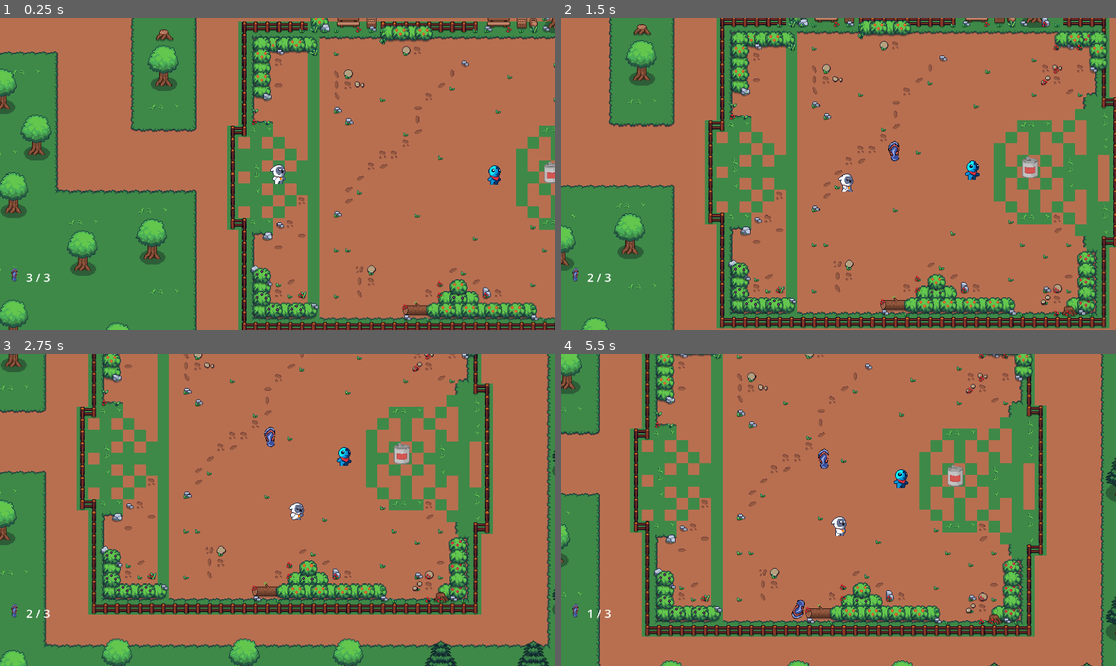
Above: before the commit, frames 1-4 (two rows, left to right).
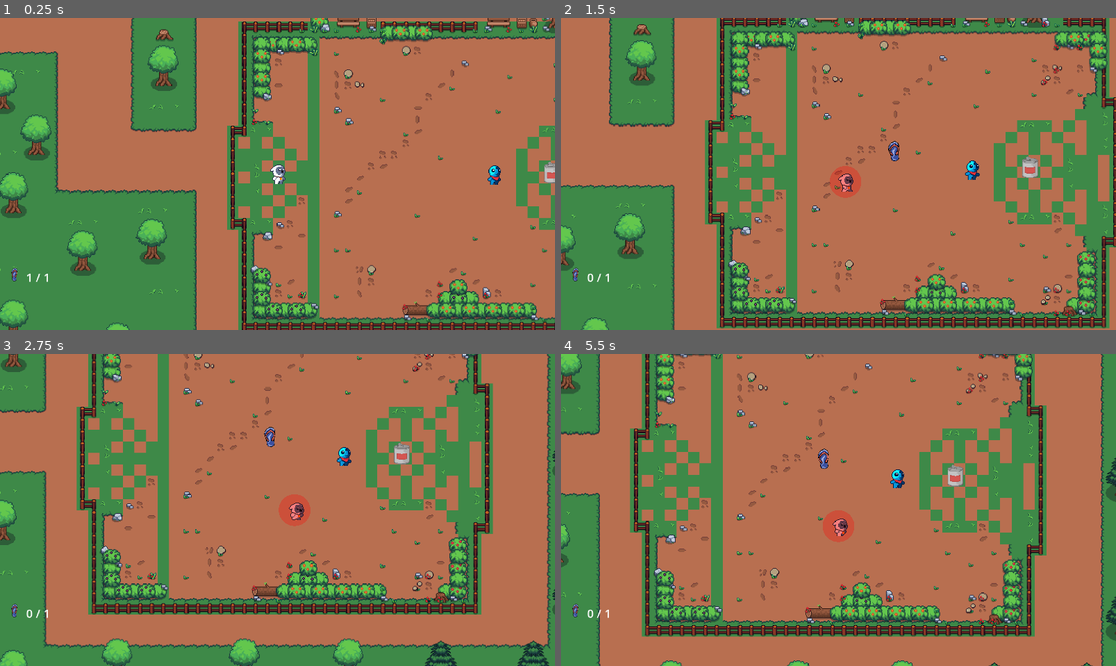
Above: after the commit, the same moments.

Repository: opsnight/game
Game: Godot game, scene res://scenes/world.tscn
The game is run twice, just before and just after one commit, with the same random seed, the same clock (stepped at 60 frames per second) and the same inputs.
Inputs (mouse positions are in pixels of both pictures, inside the frame that each line leads up to):
- Up to frame 1 (0.25 s): no input
- Up to frame 2 (1.5 s): tap Enter at 0.5 s; move the mouse to (960, 158) at 0.52 s; hold D (right) 0.53-1.28 s; hold Shift (run) 0.53-1.28 s; click (960, 158) at 0.67 s; move the mouse to (727, 189) at 1.27 s; hold S (down) from 1.28 s (still down); tap Shift (run) at 1.35 s
- Up to frame 3 (2.75 s): move the mouse to (333, 441) at 2.02 s; release S (down) at 2.03 s; hold D (right) from 2.03 s (still down); hold Shift (run) from 2.03 s (still down)
- Up to frame 4 (5.5 s): move the mouse to (810, 572) at 2.77 s; release D (right) at 2.78 s; release Shift (run) at 2.78 s; hold W (up) 2.78-3.53 s; tap Shift (run) at 2.85, 4.35 s; click (810, 572) at 2.92 s; move the mouse to (1005, 556) at 3.52 s; hold Shift (run) 3.53-4.28 s; hold A (left) 3.53-5.03 s; move the mouse to (672, 463) at 4.27 s; move the mouse to (866, 510) at 5.02 s; hold S (down) from 5.03 s (still down); hold Shift (run) from 5.03 s (still down); click (866, 510) at 5.17 s

The runs differ from the first frame. In frame 1, less than 0.1% of the frame differs, in the area x 4-10%, y 81-85%; in frame 2, 0.5%; in frame 3, 0.5%; in frame 4, 0.7%, in the area x 4-63%, y 36-85%.

Commit message:
updated player 1 and player 2 mechanics
changed player 1 and 2 coordinates

Diff:
--- a/scripts/can.gd
+++ b/scripts/can.gd
@@ -2,6 +2,8 @@
 
 @export var hit_impulse_scale: float = 1.2
 @export var min_impulse: float = 150.0
+@export var max_impulse: float = 1200.0
+@export var fence_margin: float = 24.0 # keep can inside the fence by this margin
 
 # Remember original spawn to allow resets and knockdown checks
 var original_position: Vector2
@@ -12,9 +14,11 @@
 	# Enable contact monitoring so body_entered works on RigidBody2D
 	contact_monitor = true
 	max_contacts_reported = 8
+	# Reduce tunneling through walls
+	continuous_cd = RigidBody2D.CCD_MODE_CAST_SHAPE
 	gravity_scale = 0.0
-	linear_damp = 6.0
-	angular_damp = 6.0
+	linear_damp = 8.0
+	angular_damp = 8.0
 	if not is_in_group("can"):
 		add_to_group("can")
 	self.body_entered.connect(Callable(self, "_on_body_entered"))
@@ -39,6 +43,8 @@
 		if dir.length() == 0:
 			dir = Vector2.UP
 		impulse = dir.normalized() * min_impulse
+	if impulse.length() > max_impulse:
+		impulse = impulse.limit_length(max_impulse)
 	apply_impulse(impulse)
 
 func is_knocked_down(threshold: float = 30.0) -> bool:
@@ -89,6 +95,26 @@
 				"down_right": to_dir = Vector2(1,1).normalized()
 				"down_left": to_dir = Vector2(-1,1).normalized()
 		global_position = carrier.global_position + to_dir * 20.0
+		_clamp_inside_world()
+	else:
+		# Hard clamp within world tilemap bounds so the can never escapes the fence
+		_clamp_inside_world()
+
+func _integrate_forces(state: PhysicsDirectBodyState2D) -> void:
+	# Extra safety: clamp position during the physics integration step to fully prevent tunneling
+	if is_being_carried:
+		return
+	var bounds := _get_world_bounds()
+	if bounds.is_empty():
+		return
+	var min_v: Vector2 = bounds["min"]
+	var max_v: Vector2 = bounds["max"]
+	var pos: Vector2 = state.transform.origin
+	var clamped: Vector2 = Vector2(clamp(pos.x, min_v.x, max_v.x), clamp(pos.y, min_v.y, max_v.y))
+	if clamped != pos:
+		state.transform.origin = clamped
+		state.linear_velocity = Vector2.ZERO
+		state.angular_velocity = 0.0
 
 func hit_from(vel: Vector2, hit_pos: Vector2) -> void:
 	# Public API for Area2D (slipper) to notify hits
@@ -99,3 +125,43 @@
 			dir = Vector2.UP
 		impulse = dir.normalized() * min_impulse
 	apply_impulse(impulse)
+
+func _clamp_inside_world() -> void:
+	var bounds := _get_world_bounds()
+	if bounds.is_empty():
+		return
+	var min_v: Vector2 = bounds["min"]
+	var max_v: Vector2 = bounds["max"]
+	var pos: Vector2 = global_position
+	var clamped: Vector2 = Vector2(clamp(pos.x, min_v.x, max_v.x), clamp(pos.y, min_v.y, max_v.y))
+	if clamped != pos:
+		# Teleport back inside and stop motion to avoid tunneling back out
+		freeze = true
+		global_position = clamped
+		linear_velocity = Vector2.ZERO
+		angular_velocity = 0.0
+		freeze = false
+
+func _get_world_bounds() -> Dictionary:
+	var tilemap := get_tree().get_first_node_in_group("world_tilemap")
+	if tilemap == null or not (tilemap is TileMap):
+		return {}
+	var tm: TileMap = tilemap as TileMap
+	var used_rect: Rect2i = tm.get_used_rect()
+	var tile_size: Vector2i = tm.tile_set.tile_size
+	# Compute bounds in TileMap local space then convert to global
+	var left_local: float = float(used_rect.position.x * tile_size.x)
+	var top_local: float = float(used_rect.position.y * tile_size.y)
+	var right_local: float = float((used_rect.position.x + used_rect.size.x) * tile_size.x)
+	var bottom_local: float = float((used_rect.position.y + used_rect.size.y) * tile_size.y)
+	var top_left_global: Vector2 = tm.to_global(Vector2(left_local, top_local))
+	var bottom_right_global: Vector2 = tm.to_global(Vector2(right_local, bottom_local))
+	var left: float = min(top_left_global.x, bottom_right_global.x)
+	var top: float = min(top_left_global.y, bottom_right_global.y)
+	var right: float = max(top_left_global.x, bottom_right_global.x)
+	var bottom: float = max(top_left_global.y, bottom_right_global.y)
+	var margin: float = fence_margin
+	return {
+		"min": Vector2(left + margin, top + margin),
+		"max": Vector2(right - margin, bottom - margin)
+	}
--- a/scripts/player.gd
+++ b/scripts/player.gd
@@ -15,7 +15,7 @@
 @export var aim_arrow_scene: PackedScene = preload("res://scenes/aim_arrow.tscn")
 var is_throwing: bool = false
 var _last_dir_vec: Vector2 = Vector2.DOWN
-const MAX_SLIPPERS := 3
+const MAX_SLIPPERS := 1
 var slippers_available: int = MAX_SLIPPERS
 var is_hurt: bool = false
 var is_aiming: bool = false
@@ -30,6 +30,7 @@
 var base_center: Vector2
 var can_leave_base: bool = false
 var at_base: bool = true
+var is_vulnerable: bool = false
 
 func _ready() -> void:
 	$AnimatedSprite2D.play("front_idle")
@@ -54,6 +55,9 @@
 		var t: float = clamp((now - _aim_started_at) / CHARGE_TIME, 0.0, 1.0)
 		if _aim_arrow.has_method("_set_length"):
 			_aim_arrow._set_length(48.0 + 48.0 * t)
+	# Update aura/visual after state updates
+	_update_vulnerability_visual()
+	queue_redraw() # redraw aura if needed (Godot 4)
 
 func _unhandled_input(event: InputEvent) -> void:
 	if event is InputEventMouseButton and event.button_index == MOUSE_BUTTON_LEFT:
@@ -476,6 +480,23 @@
 
 	var was_at_base := at_base
 	at_base = (global_position.distance_to(base_center) <= base_radius + 0.5)
+	# Vulnerable when we've thrown (slipper outside) and are outside base
+	is_vulnerable = (can_leave_base and not at_base)
 	# If we just re-entered base and no slipper is outside, re-lock and emit
 	if at_base and not was_at_base and not can_leave_base:
 		returned_to_base.emit()
+
+func _update_vulnerability_visual() -> void:
+	# Simple red tint when vulnerable, normal otherwise
+	var anim: AnimatedSprite2D = $AnimatedSprite2D
+	if is_vulnerable:
+		anim.modulate = Color(1.0, 0.5, 0.5)
+	else:
+		anim.modulate = Color(1, 1, 1)
+
+func _draw() -> void:
+	# Draw a soft red aura when vulnerable
+	if is_vulnerable:
+		var radius := 22.0
+		var color := Color(1, 0, 0, 0.28)
+		draw_circle(Vector2.ZERO, radius, color)
--- a/scripts/player_2.gd
+++ b/scripts/player_2.gd
@@ -10,7 +10,7 @@
 
 var current_dir: String = "down"
 var is_attacking: bool = false
-@export var catch_radius: float = 28.0
+@export var catch_radius: float = 36.0
 
 # References and state
 var can_node: Node2D = null
@@ -18,6 +18,7 @@
 var can_chase_player: bool = false
 var carry_pickup_radius: float = 36.0
 var carry_drop_radius: float = 24.0
+var attack_cooldown: float = 0.0
 
 func _ready() -> void:
 	$AnimatedSprite2D.play("f_idle")
@@ -33,9 +34,21 @@
 	if can_chase_player:
 		_try_catch()
 	_handle_can_interactions()
+	# Cool down attack window
+	if attack_cooldown > 0.0:
+		attack_cooldown = max(0.0, attack_cooldown - delta)
 
 func _unhandled_input(event: InputEvent) -> void:
-	pass
+	# Punch on Numpad 0 (KEY_KP_0). Support both keycode and physical_keycode in Godot 4.
+	if event is InputEventKey and event.pressed:
+		if event.keycode == KEY_KP_0 or event.physical_keycode == KEY_KP_0 or Input.is_key_pressed(KEY_KP_0):
+			_start_attack()
+
+func _input(event: InputEvent) -> void:
+	# Also listen in _input to avoid cases where input is consumed before unhandled phase
+	if event is InputEventKey and event.pressed:
+		if event.keycode == KEY_KP_0 or event.physical_keycode == KEY_KP_0:
+			_start_attack()
 
 func player_movement(delta: float) -> void:
 	# Arrow keys only using physical key codes
@@ -52,6 +65,24 @@
 
 	if input_dir.length() > 0.0:
 		input_dir = input_dir.normalized()
+		# Prevent entering Player 1 base: cancel inward component at the boundary
+		var p1 := player1 if player1 != null else get_tree().current_scene.find_child("player", true, false)
+		if p1:
+			var base_center_val = p1.get("base_center")
+			var base_radius_val = p1.get("base_radius")
+			var base_center: Vector2
+			var base_radius: float
+			if (base_center_val is Vector2) and (typeof(base_radius_val) == TYPE_FLOAT or typeof(base_radius_val) == TYPE_INT):
+				base_center = base_center_val
+				base_radius = float(base_radius_val)
+				var to_center: Vector2 = (base_center - global_position)
+				var dist: float = to_center.length()
+				if dist > 0.0:
+					var inward: Vector2 = to_center / dist
+					var inward_comp := input_dir.dot(inward)
+					# If at/inside boundary and trying to go further inward, cancel inward motion
+					if dist <= base_radius + 1.0 and inward_comp > 0.0:
+						input_dir = (input_dir - inward * inward_comp).normalized() if (input_dir - inward * inward_comp).length() > 0.001 else Vector2.ZERO
 		var is_running: bool = Input.is_action_pressed("run")
 		var target_speed: float = SPEED * (RUN_MULTIPLIER if is_running else 1.0)
 		var accel: float = ACCELERATION * (RUN_ACCEL_MULTIPLIER if is_running else 1.0)
@@ -100,20 +131,76 @@
 			return
 
 func _start_attack() -> void:
-	pass
+	if is_attacking or attack_cooldown > 0.0:
+		return
+	is_attacking = true
+	attack_cooldown = 0.45
+	print("[P2] Punch started (KP_0)")
+	# Try an immediate catch check within the punch window
+	_try_catch_punch()
+	# Play attack anim if exists
+	var anim: AnimatedSprite2D = $AnimatedSprite2D
+	var base: String = _base_from_dir(current_dir)
+	var flip_left: bool = current_dir in ["left", "down_left", "up_left"]
+	anim.flip_h = flip_left
+	var name: String = base + "_attack"
+	if anim.sprite_frames and anim.sprite_frames.has_animation(name):
+		anim.play(name)
+	# End attack after short window
+	await get_tree().create_timer(0.3).timeout
+	is_attacking = false
 
 func _try_catch() -> void:
 	# Find main player and check proximity
 	var player: Node = player1 if player1 != null else get_tree().current_scene.find_child("player", true, false)
 	if player and player is CharacterBody2D:
-		# Only allow catch if Player 1 is not at base if that property exists
-		var eligible := true
-		if "at_base" in player:
-			eligible = not player.at_base
-		if eligible and global_position.distance_to(player.global_position) <= catch_radius:
+		# Catch only via punch: must be attacking, player vulnerable, and can returned
+		if not is_attacking:
+			return
+		var vulnerable := bool(player.get("is_vulnerable")) if player.has_method("get") else false
+		if not vulnerable:
+			return
+		if not _is_can_at_origin():
+			return
+		if global_position.distance_to(player.global_position) <= catch_radius:
 			emit_signal("caught_player")
 			if player.has_method("play_hurt_from"):
 				player.play_hurt_from(global_position)
+
+func _try_catch_punch() -> void:
+	# Catch only if Player 1 is vulnerable (red aura) and can has been returned
+	var player: Node = player1 if player1 != null else get_tree().current_scene.find_child("player", true, false)
+	if not (player and player is CharacterBody2D):
+		print("[P2] No player found for punch")
+		return
+	var vulnerable := bool(player.get("is_vulnerable")) if player.has_method("get") else false
+	if not vulnerable:
+		print("[P2] Punch ignored: player not vulnerable")
+		return
+	if not _is_can_at_origin():
+		print("[P2] Punch ignored: can not at origin")
+		return
+	if global_position.distance_to((player as Node2D).global_position) <= catch_radius:
+		emit_signal("caught_player")
+		if player.has_method("play_hurt_from"):
+			player.play_hurt_from(global_position)
+	else:
+		print("[P2] Punch missed: out of range (d=", global_position.distance_to((player as Node2D).global_position), ")")
+
+func _is_can_at_origin() -> bool:
+	if can_node == null:
+		return true # treat as back to avoid blocking if can not present
+	var carried := bool(can_node.get("is_being_carried"))
+	if carried:
+		return false
+	if can_node.has_method("is_knocked_down"):
+		return not bool(can_node.call("is_knocked_down"))
+	# Fallback to distance check if helpers missing
+	var orig_val = can_node.get("original_position")
+	if not (orig_val is Vector2):
+		return true
+	var orig: Vector2 = orig_val
+	return can_node.global_position.distance_to(orig) <= 2.0
 
 func _base_from_dir(dir: String) -> String:
 	match dir:
--- a/scripts/world.gd
+++ b/scripts/world.gd
@@ -75,15 +75,63 @@
 func _on_player2_caught_player() -> void:
 	var p1 := get_node_or_null("TileMap/player")
 	var p2 := get_node_or_null("TileMap/player 2")
-	if p1 and p2 and p1 is Node2D and p2 is Node2D:
-		var pos1 := (p1 as Node2D).global_position
-		var pos2 := (p2 as Node2D).global_position
-		(p1 as Node2D).global_position = pos2
-		(p2 as Node2D).global_position = pos1
-		# Reset Player 1 base center to new spot (property exists in player.gd)
-		p1.base_center = (p1 as Node2D).global_position
-		# Stop chase immediately after swap (property exists in player_2.gd)
+	if not (p1 and p2 and p1 is Node2D and p2 is Node2D):
+		return
+	# Show Try Again confirmation instead of swapping roles
+	var layer := CanvasLayer.new()
+	layer.layer = 100
+	add_child(layer)
+	var dialog := ConfirmationDialog.new()
+	dialog.title = "Caught!"
+	dialog.dialog_text = "Player 1 has been caught. Try again?"
+	dialog.min_size = Vector2(360, 120)
+	layer.add_child(dialog)
+	dialog.popup_centered()
+	var confirmed := false
+	dialog.confirmed.connect(func(): confirmed = true)
+	await dialog.tree_exited # wait until user closes dialog (OK or Cancel)
+	layer.queue_free()
+	# If confirmed, reset the round state
+	if confirmed:
+		_reset_round()
+	# In any case, stop chase
+	if "can_chase_player" in p2:
 		p2.can_chase_player = false
+
+func _reset_round() -> void:
+	var p1 := get_node_or_null("TileMap/player")
+	var p2 := get_node_or_null("TileMap/player 2")
+	# Reset Player 1 to base center, refill slippers, clear aura
+	if p1 and p1 is Node:
+		if "base_center" in p1 and p1 is Node2D:
+			(p1 as Node2D).global_position = p1.base_center
+		if "slippers_available" in p1 and "MAX_SLIPPERS" in p1:
+			p1.slippers_available = p1.MAX_SLIPPERS
+			if p1.has_signal("ammo_changed"):
+				p1.ammo_changed.emit(p1.slippers_available, p1.MAX_SLIPPERS)
+		if p1.has_method("_stop_aim"):
+			p1._stop_aim()
+		if "is_vulnerable" in p1:
+			p1.is_vulnerable = false
+		if p1.has_node("AnimatedSprite2D"):
+			p1.get_node("AnimatedSprite2D").modulate = Color(1,1,1)
+	# Clear all slippers in the scene
+	for n in get_tree().get_nodes_in_group("slipper"):
+		if n is Node:
+			n.queue_free()
+	# Reset can to original position if helper exists
+	var can := _find_any_can()
+	if can:
+		if can.has_method("end_carry"):
+			can.end_carry()
+		if can.has_method("reset_to_original"):
+			can.reset_to_original()
+	# Ensure Player 2 stops attack/chase state
+	if p2:
+		if "can_chase_player" in p2:
+			p2.can_chase_player = false
+		if "is_attacking" in p2:
+			p2.is_attacking = false
 
 func _compute_default_spawn() -> Vector2:
 	# Place the player roughly at the center of the used TileMap area
@@ -116,7 +164,7 @@
 	var top := float(used_rect.position.y * ts.y)
 	var right := float((used_rect.position.x + used_rect.size.x) * ts.x)
 	var bottom := float((used_rect.position.y + used_rect.size.y) * ts.y)
-	var inset := 8.0
+	var inset := 16.0
 	left += inset; top += inset; right -= inset; bottom -= inset
 
 	var walls := StaticBody2D.new()
@@ -131,15 +179,15 @@
 		cs.position = center
 		walls.add_child(cs)
 
-	var thickness := 16.0
-	# Top
-	add_rect.call(Vector2((left + right) * 0.5, top - thickness * 0.5), Vector2(right - left, thickness))
+	var thickness := 24.0
+		# Top (place wall just inside the playable area)
+	add_rect.call(Vector2((left + right) * 0.5, top + thickness * 0.5), Vector2(right - left, thickness))
 	# Bottom
-	add_rect.call(Vector2((left + right) * 0.5, bottom + thickness * 0.5), Vector2(right - left, thickness))
+	add_rect.call(Vector2((left + right) * 0.5, bottom - thickness * 0.5), Vector2(right - left, thickness))
 	# Left
-	add_rect.call(Vector2(left - thickness * 0.5, (top + bottom) * 0.5), Vector2(thickness, bottom - top))
+	add_rect.call(Vector2(left + thickness * 0.5, (top + bottom) * 0.5), Vector2(thickness, bottom - top))
 	# Right
-	add_rect.call(Vector2(right + thickness * 0.5, (top + bottom) * 0.5), Vector2(thickness, bottom - top))
+	add_rect.call(Vector2(right - thickness * 0.5, (top + bottom) * 0.5), Vector2(thickness, bottom - top))
 
 func _create_or_place_can() -> void:
 	if not can_scene:
